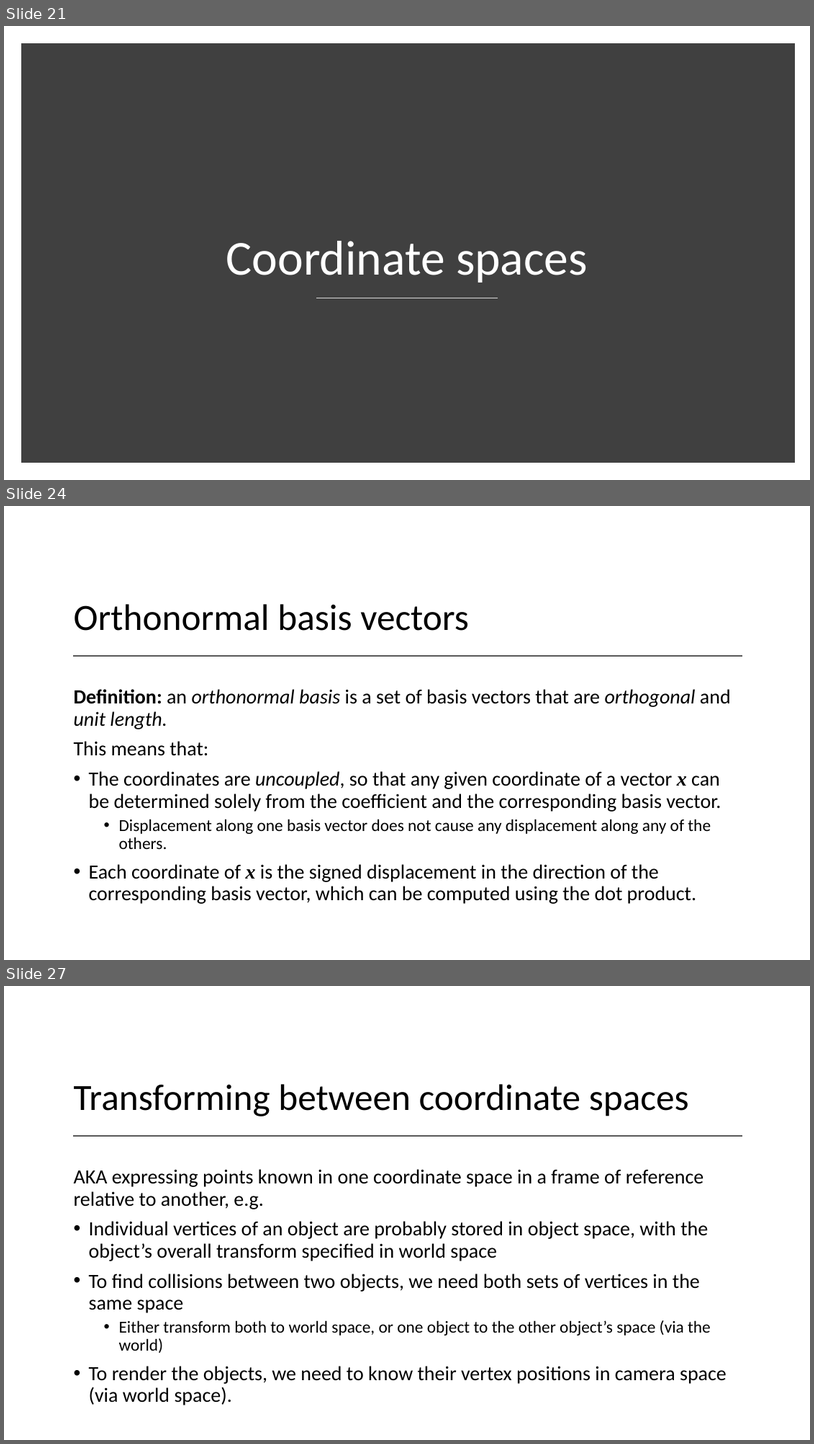
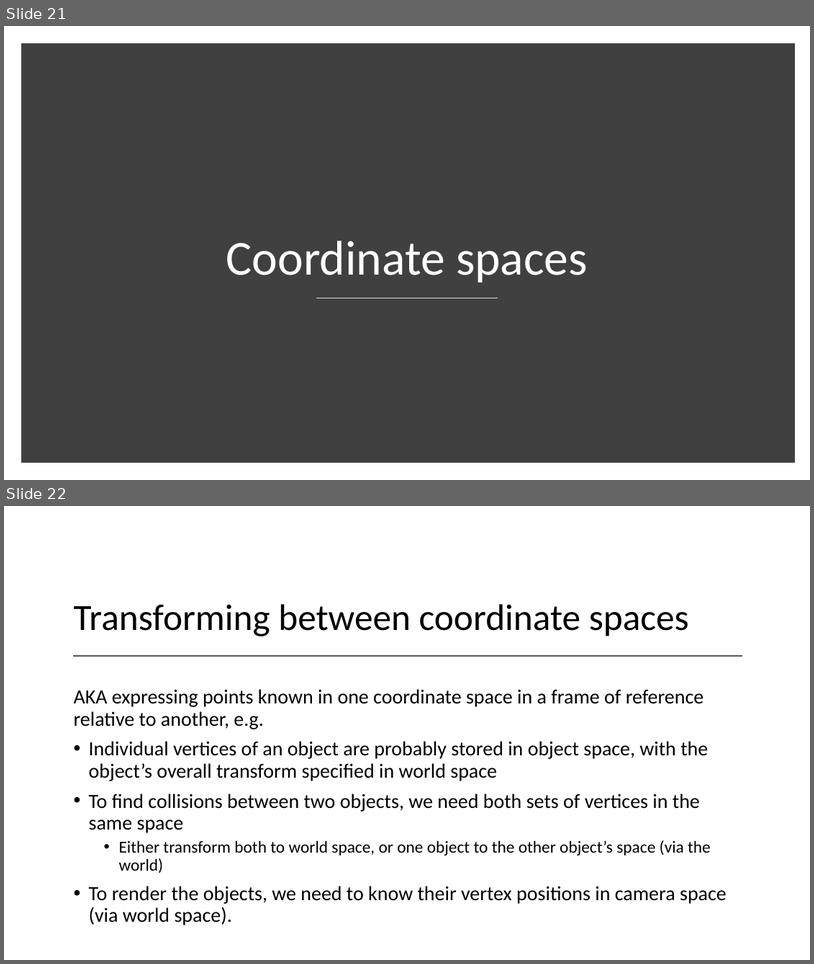
Before and after one commit to Falmouth-Games-Academy/bsc-course-materials, a slide deck: COMP270/08/2020-21-COMP270-08-lecture-materials.pptx. Shown one above the other, each under a label of ours: slides 21, 24 and 27 before the commit, slides 21 and 22 after it; the slides between them are not shown. The pictures are 814x1444 and 814x964 pixels, drawn with LibreOffice and Linux fonts; fonts in the diff are those of the drawing. Boxes give left, top, right and bottom in pixels: in the first picture for what was removed or moved away, otherwise in the second. Text is boxed around its words. In the diff, an @@ line names an element or a change of style, - is before the commit and + after.

```diff
--- a/COMP270/08/2020-21-COMP270-08-lecture-materials.pptx
+++ b/COMP270/08/2020-21-COMP270-08-lecture-materials.pptx
@@ slide 24 removed at box(4, 506, 810, 960), background #FFFFFF @@
@@ title removed at box(74, 604, 469, 631) @@
-Orthonormal basis vectors
@@ line removed from (74, 656) to (743, 656) @@
@@ text removed at box(74, 689, 731, 903) @@
-Definition: an orthonormal basis is a set of basis vectors that are orthogonal and unit length.
-This means that:
-• The coordinates are uncoupled, so that any given coordinate of a vector x can be determined solely from the coefficient and the corresponding basis vector.
-  • Displacement along one basis vector does not cause any displacement along any of the others.
-• Each coordinate of x is the signed displacement in the direction of the corresponding basis vector, which can be computed using the dot product.
@@ what was slide 27 is now slide 22 @@
```
Also in this commit, not shown: 4 other slides removed, 27 other files.
